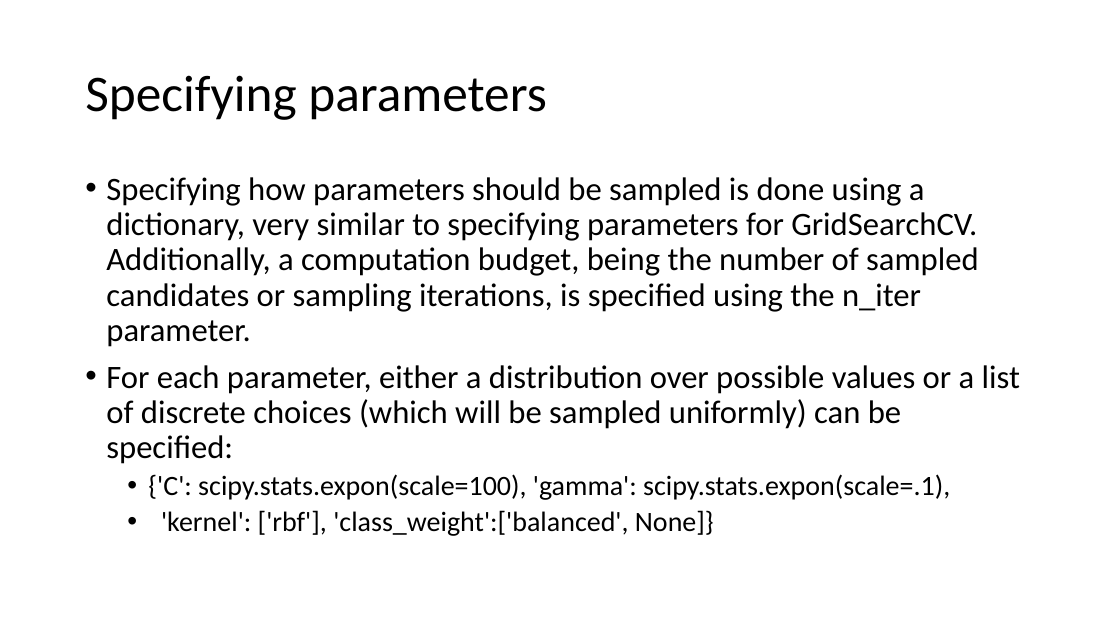
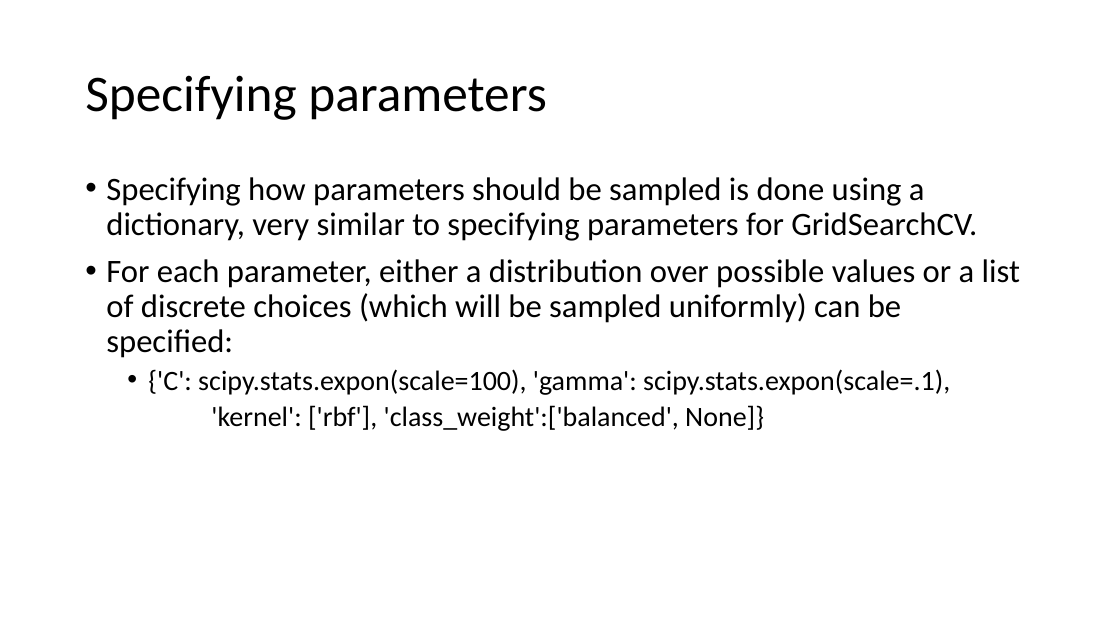
Before and after one commit to FranzGH/IoT_ML, a slide deck: slide 30 of Model selection.pptx (slide 29 before the commit). Drawn at 1120x630 pixels with LibreOffice and Linux fonts; fonts in the diff are those of the drawing. Boxes give left, top, right and bottom in pixels: in the first picture for what was removed or moved away, otherwise in the second. Text is boxed around its words. In the diff, an @@ line names an element or a change of style, - is before the commit and + after.

```diff
--- a/Model selection.pptx
+++ b/Model selection.pptx
@@ text at bbox=[106, 177, 977, 241]: text changed @@
-• Specifying how parameters should be sampled is done using a dictionary, very similar to specifying parameters for GridSearchCV. Additionally, a computation budget, being the number of sampled candidates or sampling iterations, is specified using the n_iter parameter.
+• Specifying how parameters should be sampled is done using a dictionary, very similar to specifying parameters for GridSearchCV.
@@ text at bbox=[211, 405, 764, 431]: bullet • to none @@
```
Also in this commit, not shown: 23 other slides changed, 3 slides added, 1 slide removed, 8 other files.
